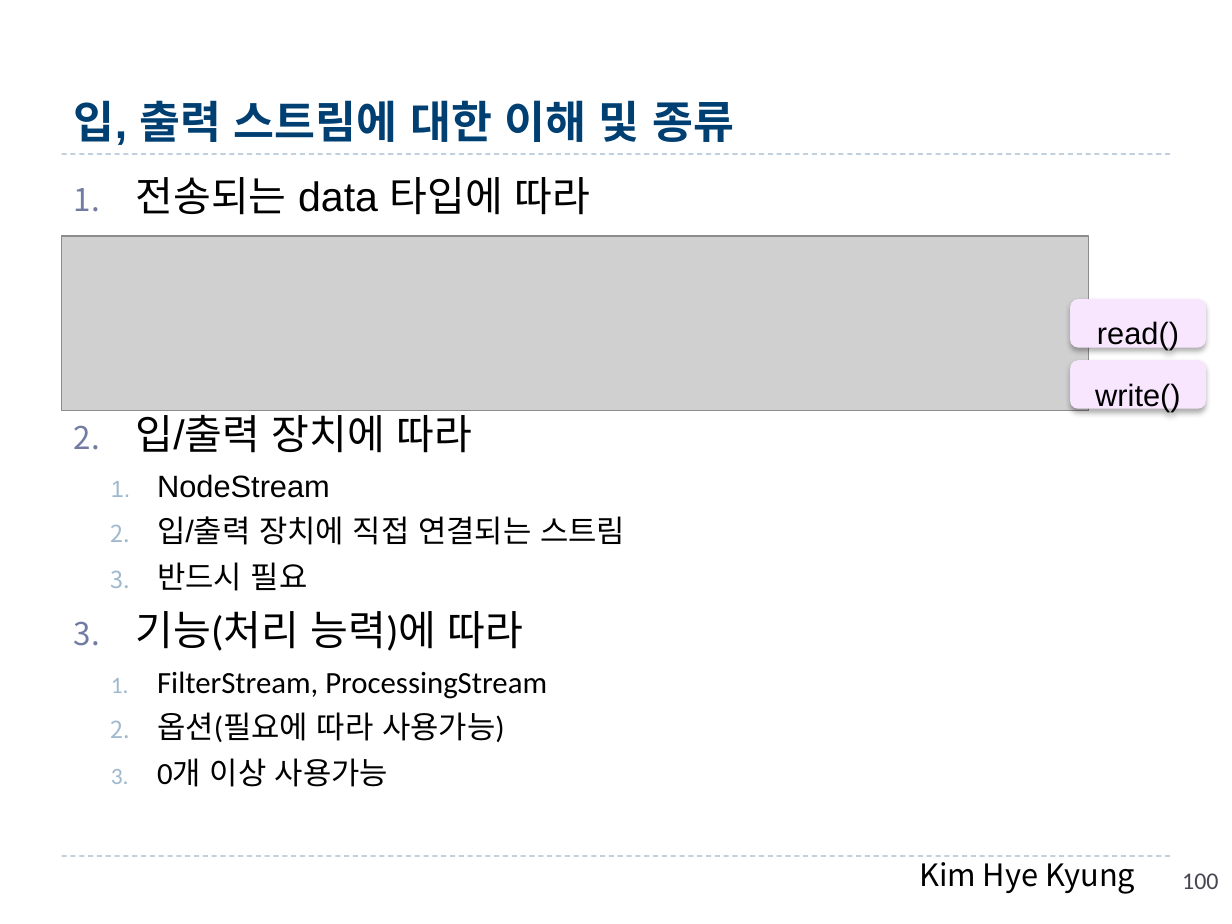
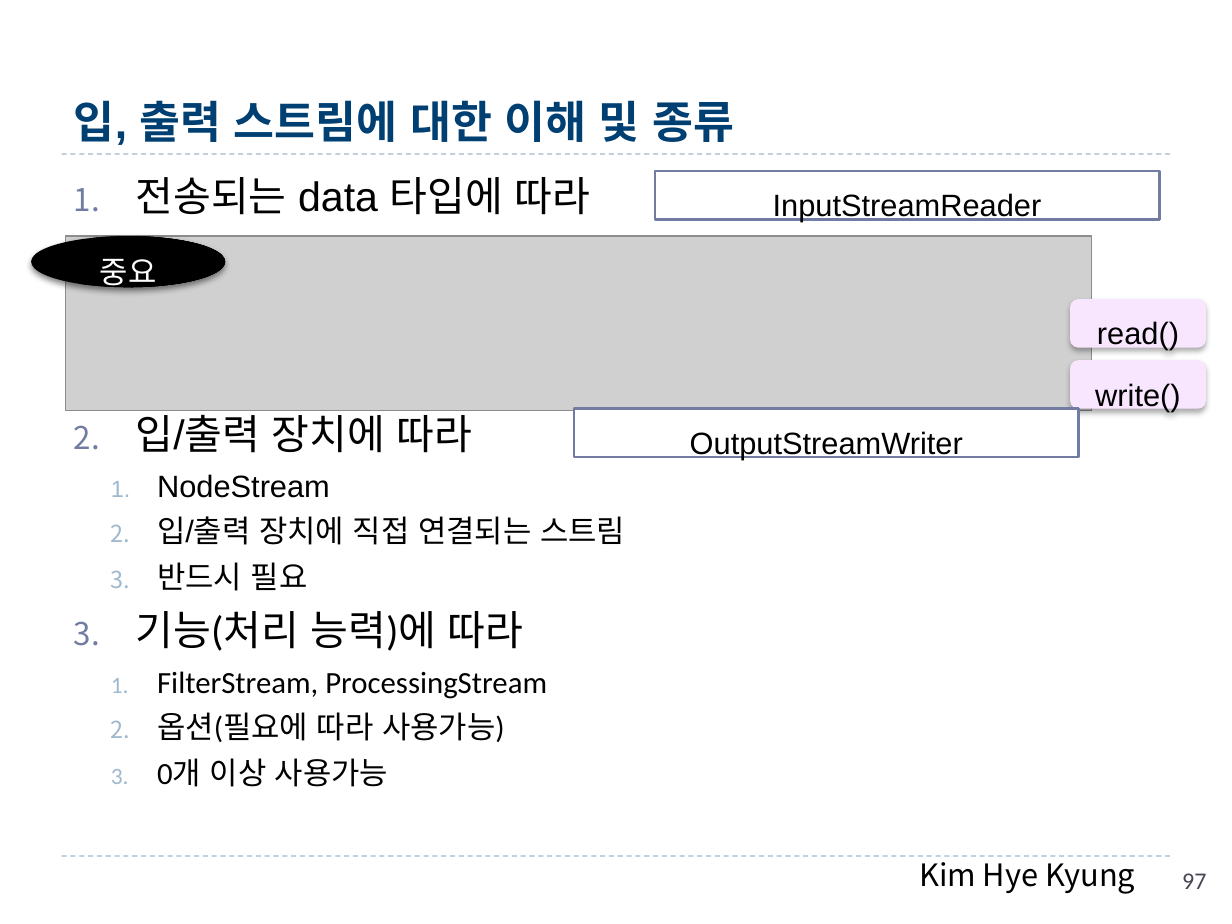
Before and after one commit to hwanginbeom/bigData, a slide deck: slide 97 of 1.Java_김혜경.pptx (slide 100 before the commit). Drawn at 1232x924 pixels with LibreOffice and Linux fonts; fonts in the diff are those of the drawing; grey boxes stand for pictures. Boxes give left, top, right and bottom in pixels: in the first picture for what was removed or moved away, otherwise in the second. Text is boxed around its words. In the diff, an @@ line names an element or a change of style, - is before the commit and + after.

```diff
--- a/1.Java_김혜경.pptx
+++ b/1.Java_김혜경.pptx
@@ rectangle added at box(654, 171, 1158, 219), fill #FFFFFF, outline #727CA3 1.5 pt, 18 pt, text #000000 @@
+InputStreamReader
@@ ellipse added at box(31, 237, 224, 288), fill #000000, 18 pt, text #FFFFFF @@
+중요
@@ picture: place and size @@
-picture at box(62, 237, 1088, 411)
+picture at box(65, 237, 1092, 411)
@@ rectangle added at box(574, 409, 1078, 457), fill #FFFFFF, outline #727CA3 1.5 pt, 18 pt, text #000000 @@
+OutputStreamWriter
@@ page number at box(1182, 873, 1206, 889): text changed @@
-100
+97
```
Also in this commit, not shown: 5 other slides changed, 6 other files.
